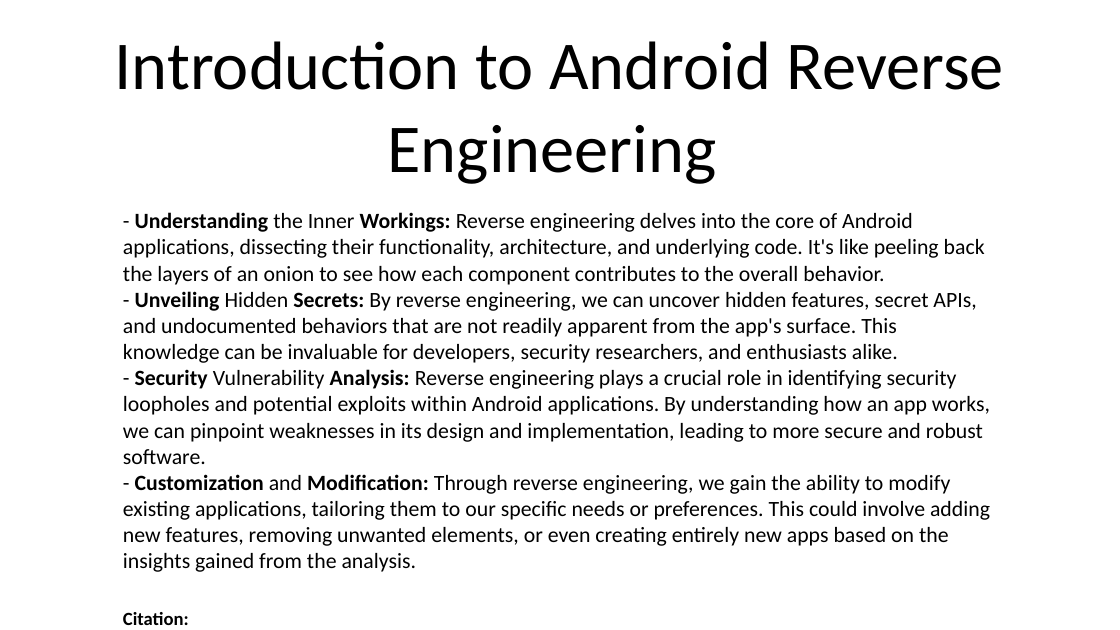
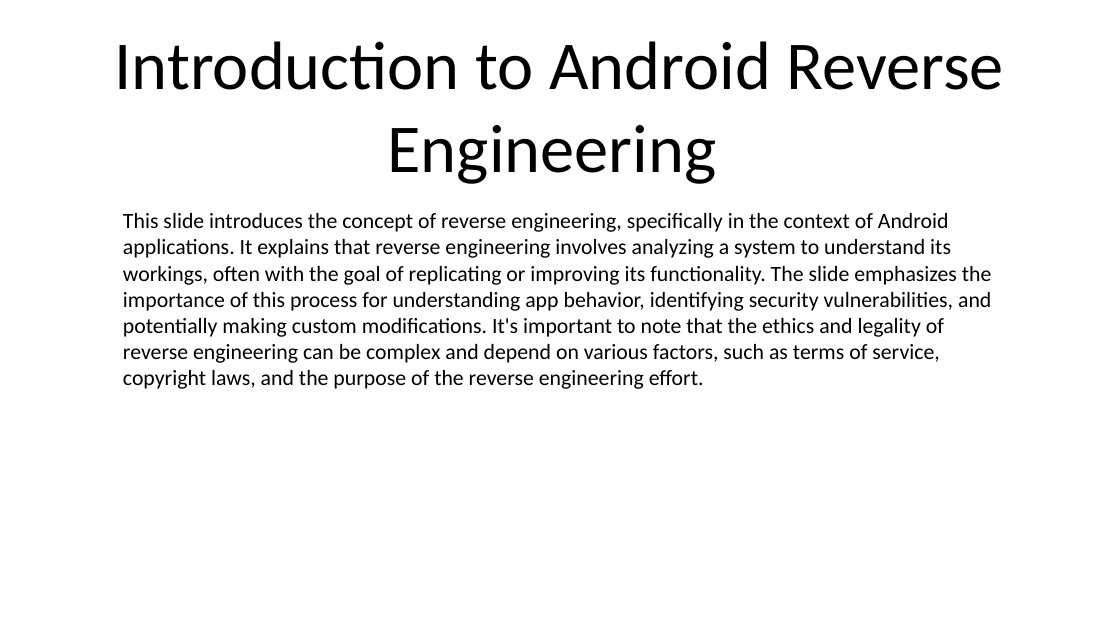
Before and after one commit to munirrudy-sg/Boring-Slide-Eradicator-inator, a slide deck: slide 4 of output.pptx (slide 1 before the commit). Drawn at 1120x630 pixels with LibreOffice and Linux fonts; fonts in the diff are those of the drawing. Boxes give left, top, right and bottom in pixels: in the first picture for what was removed or moved away, otherwise in the second. Text is boxed around its words. In the diff, an @@ line names an element or a change of style, - is before the commit and + after.

```diff
--- a/output.pptx
+++ b/output.pptx
@@ text at [123,213,992,389]: text changed @@
-- Understanding the Inner Workings: Reverse engineering delves into the core of Android applications, dissecting their functionality, architecture, and underlying code. It's like peeling back the layers of an onion to see how each component contributes to the overall behavior.
-- Unveiling Hidden Secrets: By reverse engineering, we can uncover hidden features, secret APIs, and undocumented behaviors that are not readily apparent from the app's surface. This knowledge can be invaluable for developers, security researchers, and enthusiasts alike.
-- Security Vulnerability Analysis: Reverse engineering plays a crucial role in identifying security loopholes and potential exploits within Android applications. By understanding how an app works, we can pinpoint weaknesses in its design and implementation, leading to more secure and robust software.
-- Customization and Modification: Through reverse engineering, we gain the ability to modify existing applications, tailoring them to our specific needs or preferences. This could involve adding new features, removing unwanted elements, or even creating entirely new apps based on the insights gained from the analysis.
-Citation:
-* Zimmermann, D. (2015). Android Hacker's Handbook. John Wiley & Sons.
+This slide introduces the concept of reverse engineering, specifically in the context of Android applications. It explains that reverse engineering involves analyzing a system to understand its workings, often with the goal of replicating or improving its functionality. The slide emphasizes the importance of this process for understanding app behavior, identifying security vulnerabilities, and potentially making custom modifications. It's important to note that the ethics and legality of reverse engineering can be complex and depend on various factors, such as terms of service, copyright laws, and the purpose of the reverse engineering effort.
```
Also in this commit, not shown: 14 slides added, 2 other files.
